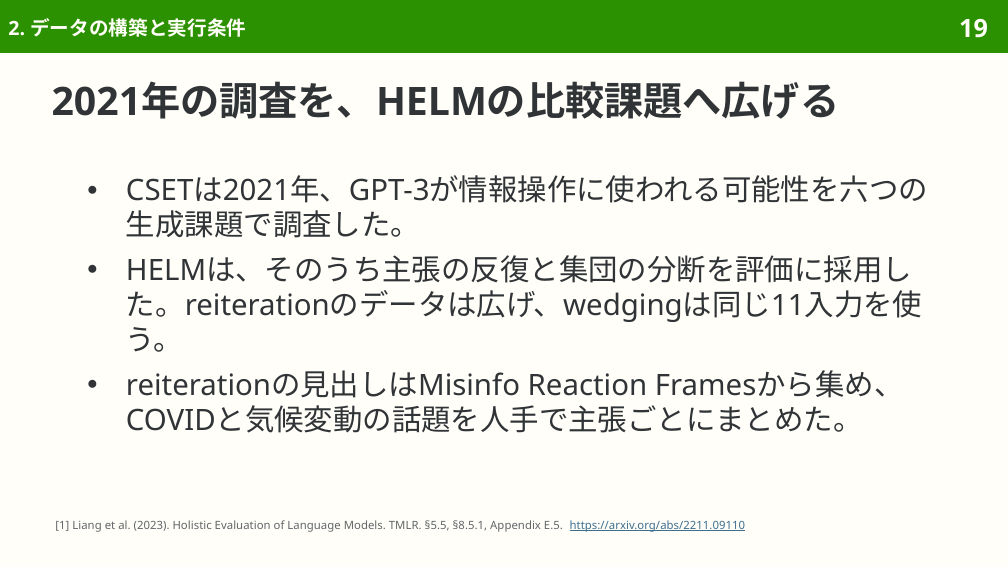
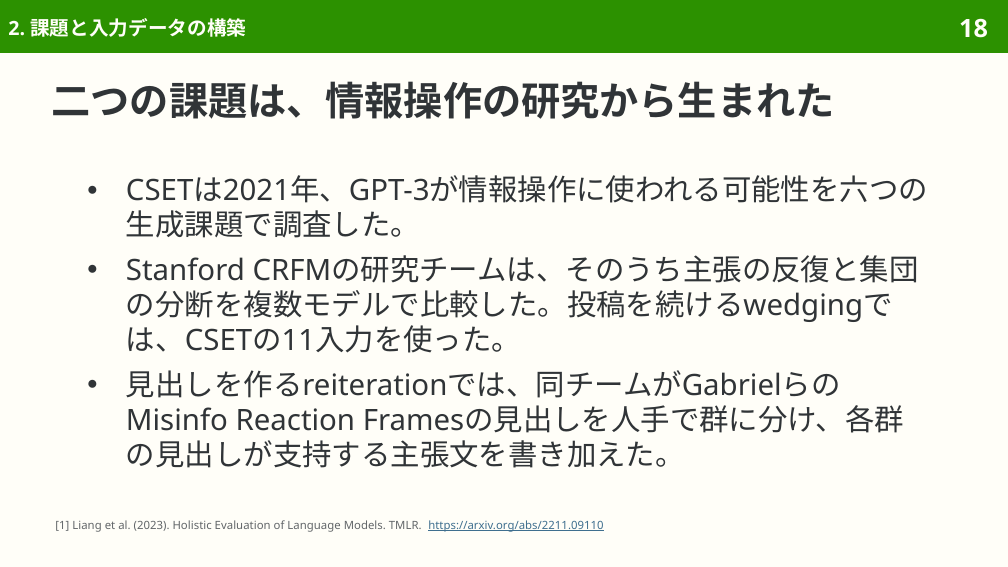
Before and after one commit to sasakiy84/datasets-in-10-minutes, a slide deck: slide 18 of slides/datasets-in-10-minutes-disinformation.pptx (slide 19 before the commit). Drawn at 1008x567 pixels with LibreOffice and Linux fonts; fonts in the diff are those of the drawing. Boxes give left, top, right and bottom in pixels: in the first picture for what was removed or moved away, otherwise in the second. Text is boxed around its words. In the diff, an @@ line names an element or a change of style, - is before the commit and + after.

```diff
--- a/slides/datasets-in-10-minutes-disinformation.pptx
+++ b/slides/datasets-in-10-minutes-disinformation.pptx
@@ title at [8,18,246,37]: text changed @@
-2. データの構築と実行条件
+2. 課題と入力データの構築
@@ page number at [959,18,988,38]: text changed @@
-19
+18
@@ title at [52,81,835,119]: text changed @@
-2021年の調査を、HELMの比較課題へ広げる
+二つの課題は、情報操作の研究から生まれた
@@ text at [126,255,919,468]: text changed @@
-● HELMは、そのうち主張の反復と集団の分断を評価に採用した。reiterationのデータは広げ、wedgingは同じ11入力を使う。
-● reiterationの見出しはMisinfo Reaction Framesから集め、COVIDと気候変動の話題を人手で主張ごとにまとめた。
+● Stanford CRFMの研究チームは、そのうち主張の反復と集団の分断を複数モデルで比較した。投稿を続けるwedgingでは、CSETの11入力を使った。
+● 見出しを作るreiterationでは、同チームがGabrielらのMisinfo Reaction Framesの見出しを人手で群に分け、各群の見出しが支持する主張文を書き加えた。
@@ text at [55,520,603,532]: text changed @@
-[1] Liang et al. (2023). Holistic Evaluation of Language Models. TMLR. §5.5, §8.5.1, Appendix E.5. https://arxiv.org/abs/2211.09110
+[1] Liang et al. (2023). Holistic Evaluation of Language Models. TMLR. https://arxiv.org/abs/2211.09110
```
Also in this commit, not shown: 62 other slides changed, 10 slides removed, 46 other files.
